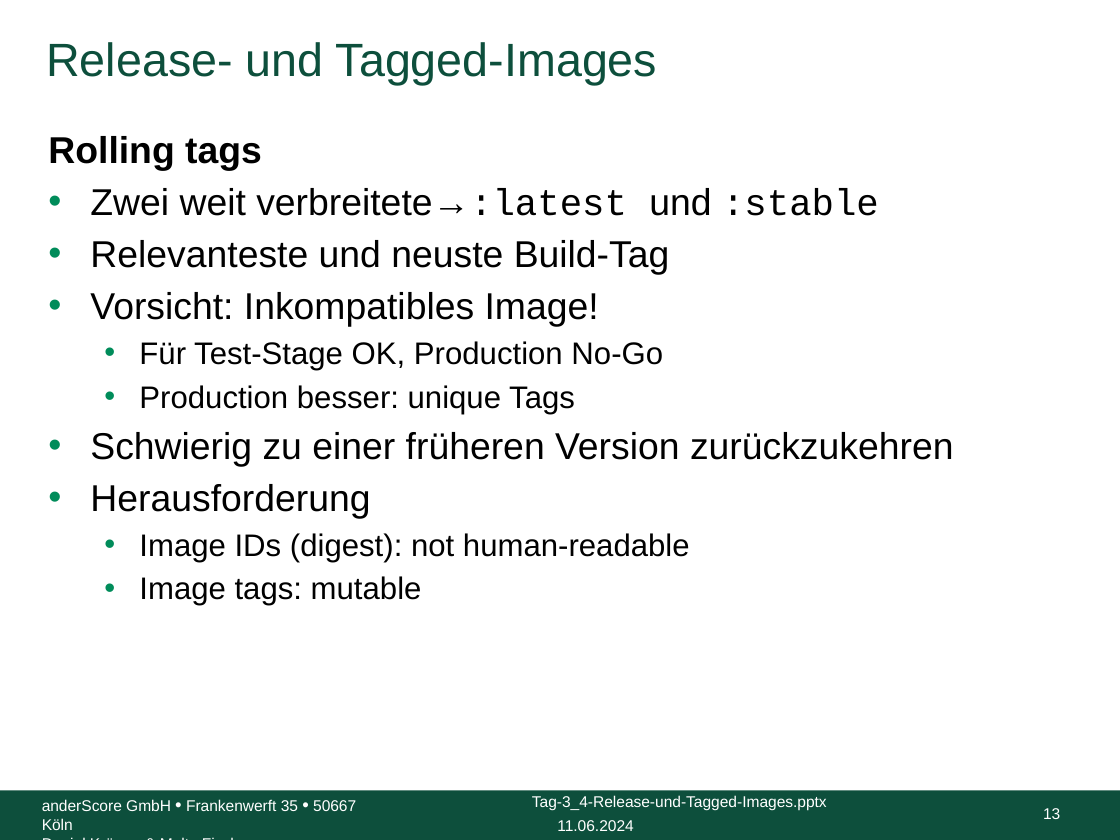
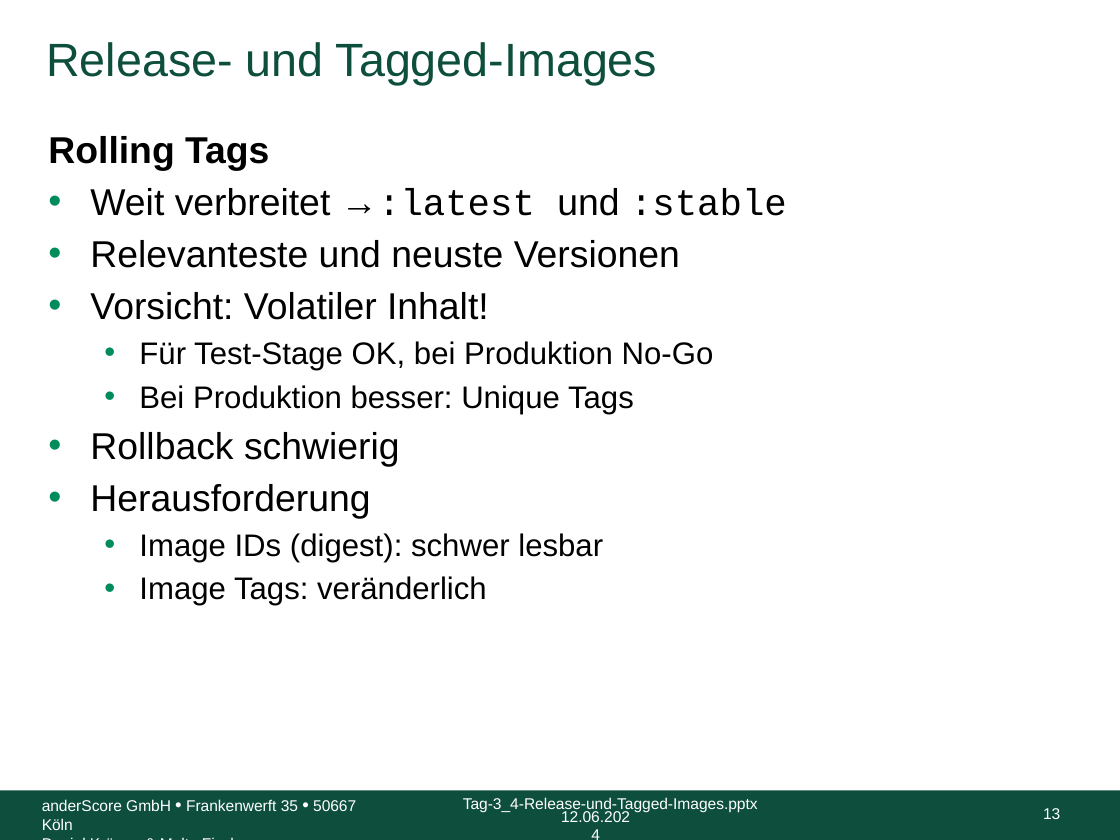
Before and after one commit to anderscore-gmbh/gitlab, a slide deck: slide 13 of slides/Tag-3_4-Release-und-Tagged-Images.pptx. Drawn at 1120x840 pixels with LibreOffice and Linux fonts; fonts in the diff are those of the drawing; background and template pictures are left out. Boxes give left, top, right and bottom in pixels: in the first picture for what was removed or moved away, otherwise in the second. Text is boxed around its words. In the diff, an @@ line names an element or a change of style, - is before the commit and + after.

```diff
--- a/slides/Tag-3_4-Release-und-Tagged-Images.pptx
+++ b/slides/Tag-3_4-Release-und-Tagged-Images.pptx
@@ text at box(48, 136, 787, 466): text changed @@
-Rolling tags
-• Zwei weit verbreitete→:latest und :stable
-• Relevanteste und neuste Build-Tag
-• Vorsicht: Inkompatibles Image!
-  • Für Test-Stage OK, Production No-Go
-  • Production besser: unique Tags
-• Schwierig zu einer früheren Version zurückzukehren
+Rolling Tags
+• Weit verbreitet →:latest und :stable
+• Relevanteste und neuste Versionen
+• Vorsicht: Volatiler Inhalt!
+  • Für Test-Stage OK, bei Produktion No-Go
+  • Bei Produktion besser: Unique Tags
+• Rollback schwierig
@@ text at box(139, 533, 603, 606): text changed @@
-  • Image IDs (digest): not human-readable
-  • Image tags: mutable
+  • Image IDs (digest): schwer lesbar
+  • Image Tags: veränderlich
@@ text "Tag-3_4-Release-und-Tagged-Images.pptx": place and size @@
-text "Tag-3_4-Release-und-Tagged-Images.pptx" at box(532, 795, 827, 811)
+text "Tag-3_4-Release-und-Tagged-Images.pptx" at box(463, 797, 758, 813)
@@ text at box(561, 811, 630, 822): text changed @@
-11.06.2024
+12.06.2024
```
Also in this commit, not shown: 33 other slides changed, 3 slides added.
